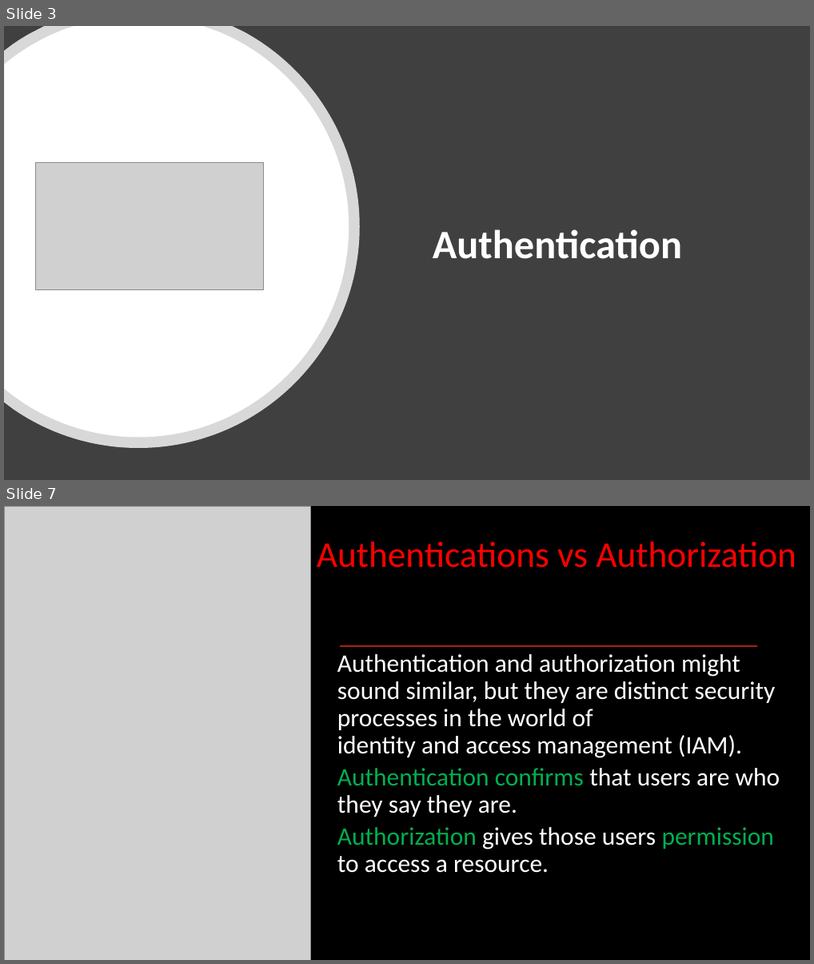
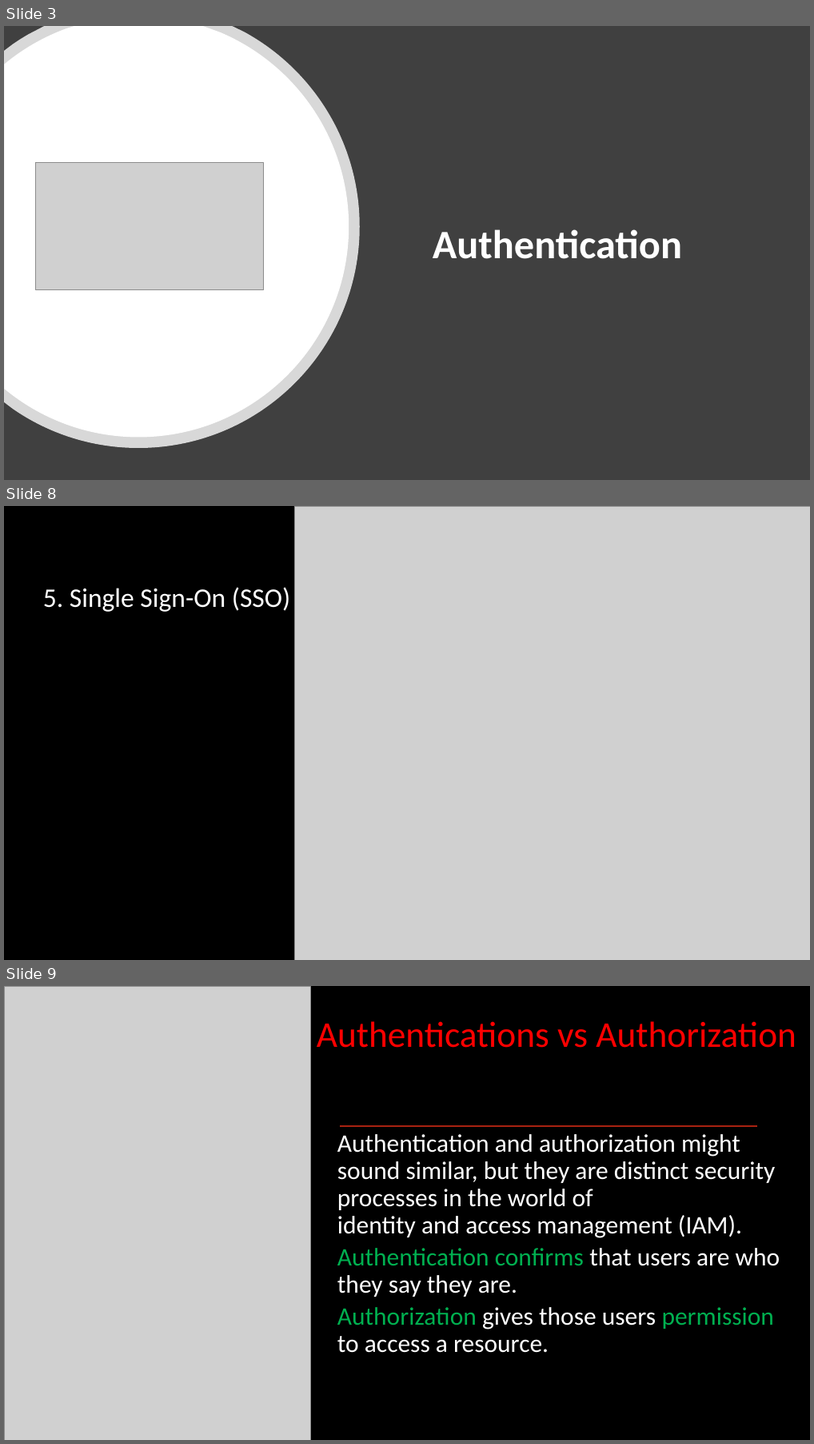
Before and after one commit to asafnaory/nestjs-course, a slide deck: presentations/lecture_jwt.pptx. Shown one above the other, each under a label of ours: slides 3 and 7 before the commit, slides 3, 8 and 9 after it; the slides between them are not shown. The pictures are 814x964 and 814x1444 pixels, drawn with LibreOffice and Linux fonts; fonts in the diff are those of the drawing; grey boxes stand for pictures. Boxes give left, top, right and bottom in pixels: in the first picture for what was removed or moved away, otherwise in the second. Text is boxed around its words. In the diff, an @@ line names an element or a change of style, - is before the commit and + after.

```diff
--- a/presentations/lecture_jwt.pptx
+++ b/presentations/lecture_jwt.pptx
@@ slide 8 added at <box>4,506,810,960</box>, background #000000 @@
@@ picture added at <box>295,506,810,960</box> @@
@@ text added at <box>43,587,290,612</box>, 32 pt, text #FFFFFF @@
+5. Single Sign-On (SSO)
@@ what was slide 7 is now slide 9 @@
```
Also in this commit, not shown: 3 slides changed, 10 other slides added, 3 slides removed, 2 other files.
